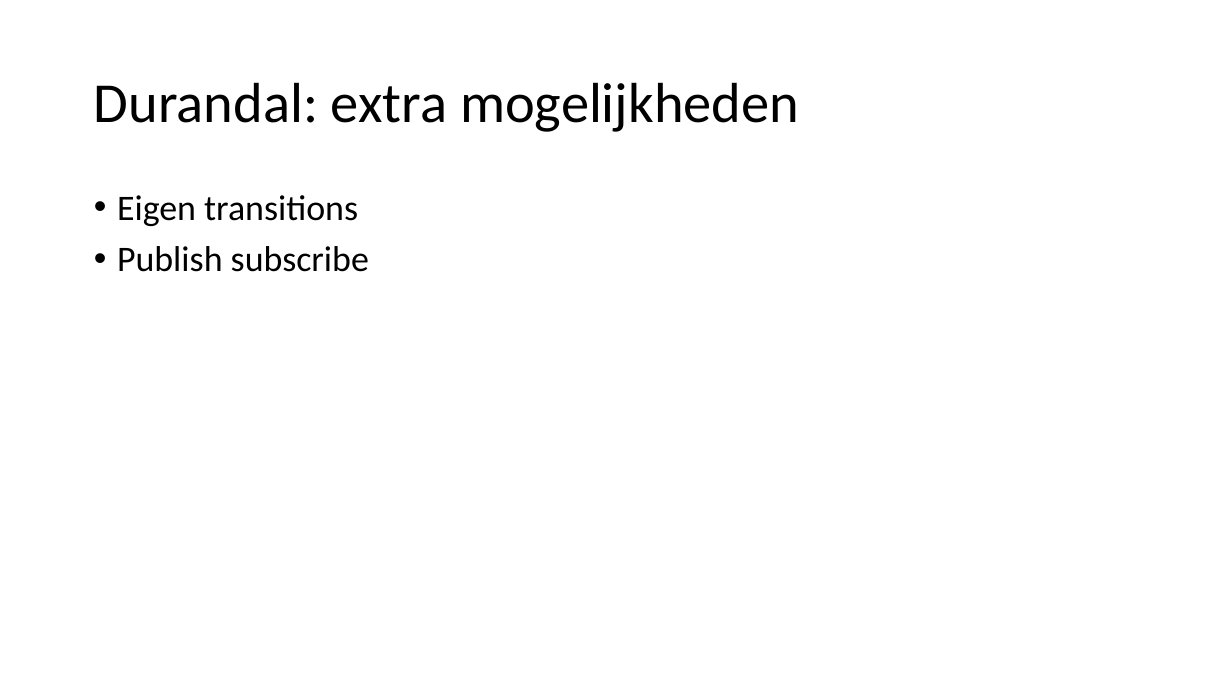
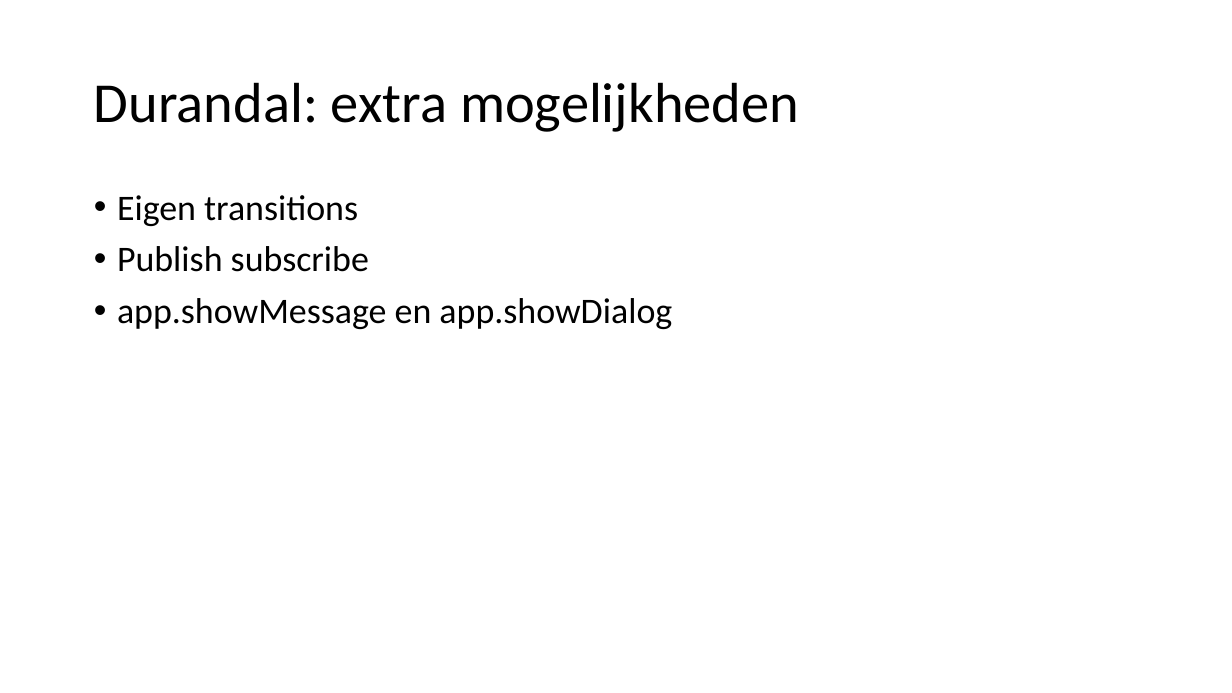
Before and after one commit to petermorlion/DurandalDemo, a slide deck: slide 29 of Durandal T4T.pptx. Drawn at 1232x693 pixels with LibreOffice and Linux fonts; fonts in the diff are those of the drawing. Boxes give left, top, right and bottom in pixels: in the first picture for what was removed or moved away, otherwise in the second. Text is boxed around its words. In the diff, an @@ line names an element or a change of style, - is before the commit and + after.

Commit message:
unknown route page; ppt update on dialogs, router

```diff
--- a/Durandal T4T.pptx
+++ b/Durandal T4T.pptx
@@ text at (117, 298, 672, 329): paragraph added @@
+• app.showMessage en app.showDialog
```
Also in this commit, not shown: 4 slides added, 1 slide removed, 4 other files.
